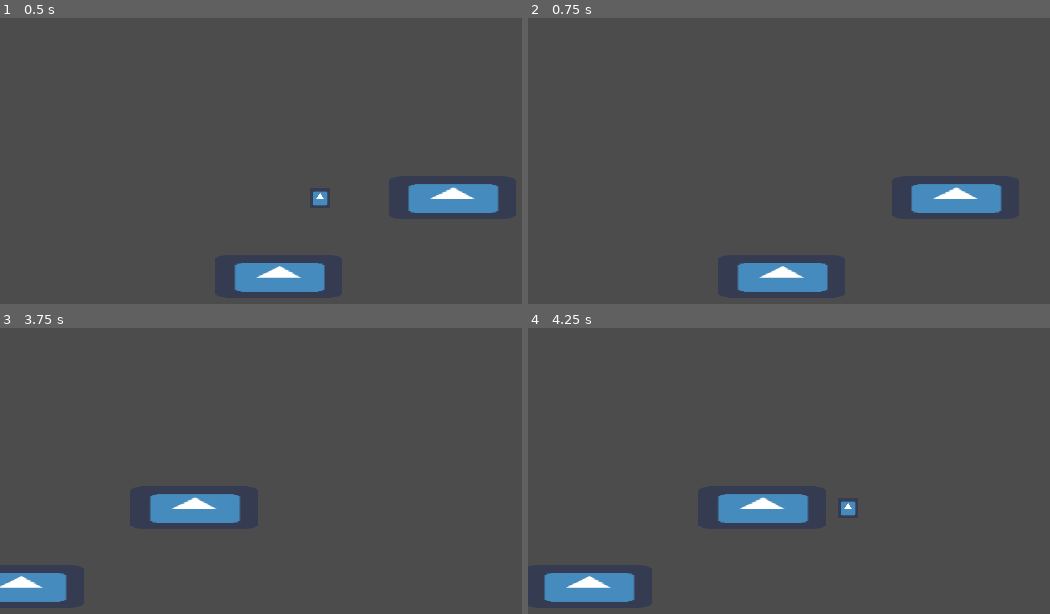
Above: before the commit, frames 1-4 (two rows, left to right).
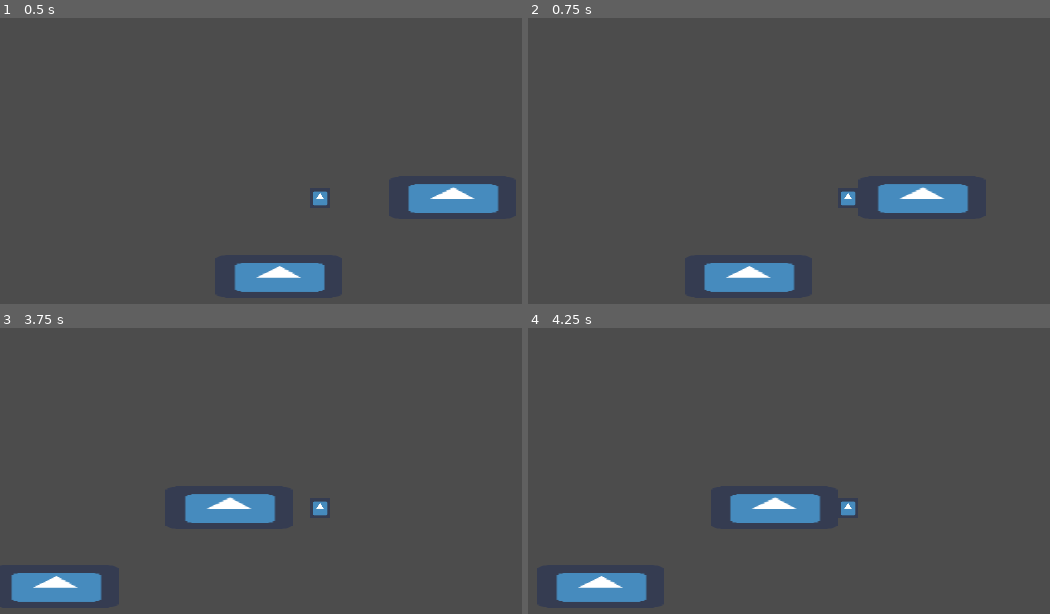
Above: after the commit, the same moments.

Repository: kjanuska/Independent-Study-Game
Game: Godot game, scene res://Scenes/Main.tscn
The game is run twice, just before and just after one commit, with the same random seed, the same clock (stepped at 60 frames per second) and the same inputs. The engine's default icon, where the game draws it, is replaced by a stand-in: a white triangle on a blue panel in a dark square.
Inputs:
- Up to frame 1 (0.5 s): no input
- Up to frame 2 (0.75 s): tap Enter at 0.5 s; hold D (ui_right) from 0.53 s (still down); tap Space (space) at 0.6 s
- Up to frame 3 (3.75 s): release D (ui_right) at 1.28 s; hold S (ui_down) 1.28-2.03 s; tap Space (space) every 0.75 s from 1.35 to 3.6 s; hold D (ui_right) 2.03-2.78 s; hold W (ui_up) 2.78-3.53 s; hold A (ui_left) from 3.53 s (still down)
- Up to frame 4 (4.25 s): keep holding A (ui_left)

Frame 1 is identical in both runs. In frame 2, 3.4% of the frame differs, in the area x 33-91%, y 58-96%; in frame 3, 3.1%; in frame 4, 1.4%.

Commit message:
Revert "started dash functionality"
This reverts commit fe587167c8971a1398f832bd9d7b4709f0762d8d.

Diff:
--- a/Scenes/Player.tscn
+++ b/Scenes/Player.tscn
@@ -25,14 +25,3 @@
 
 [node name="Camera2D" type="Camera2D" parent="."]
 current = true
-
-[node name="DashTimer" type="Timer" parent="."]
-wait_time = 0.5
-one_shot = true
-
-[node name="DashCooldown" type="Timer" parent="."]
-wait_time = 2.0
-
-[connection signal="timeout" from="DashTimer" to="." method="_on_Timer_timeout"]
-[connection signal="timeout" from="DashTimer" to="." method="_on_DashTimer_timeout"]
-[connection signal="timeout" from="DashCooldown" to="." method="_on_DashCooldown_timeout"]
--- a/Scripts/Player.gd
+++ b/Scripts/Player.gd
@@ -2,18 +2,8 @@
 
 var SPEED = 300
 var motion = Vector2()
-var moving = false
-var can_move = true
-var can_dash = true
-var player
-
-func _ready():
-	player = get_node(".")
 
 func _physics_process(delta):
-	motion.x = 0
-	motion.y = 0
-	moving = false
 
 	_get_input()
 
@@ -23,39 +13,22 @@
 		get_tree().quit()
 
 
+
 func _get_input():
-	if can_move:
-		if Input.is_action_pressed("ui_right"):
-			motion.x = SPEED
-			moving = true
+	motion.x = 0
+	motion.y = 0
 
-		if Input.is_action_pressed("ui_left"):
-			motion.x = -SPEED
-			moving = true
+	if Input.is_action_pressed("ui_right"):
+		motion.x = SPEED
 
-		if Input.is_action_pressed("ui_up"):
-			motion.y = -SPEED
-			moving = true
+	if Input.is_action_pressed("ui_left"):
+		motion.x = -SPEED
 
-		if Input.is_action_pressed("ui_down"):
-			motion.y = SPEED
-			moving = true
+	if Input.is_action_pressed("ui_up"):
+		motion.y = -SPEED
+
+	if Input.is_action_pressed("ui_down"):
+		motion.y = SPEED
 
 	if Input.is_action_just_pressed("space"):
-		if moving && can_dash:
-			can_move = false
-			can_dash = false
-			player.visible = not player.visible
-			var target_position = player.get_position() + ((motion.normalized()) * 150)
-#			trying to get the player to be animated from current position to target position instead of just teleporting
-			if ((player.get_position().x < target_position.x) && (player.get_position().y < target_position.y)):
-				pass
-			$DashTimer.start()
-
-func _on_DashTimer_timeout():
-	player.visible = not player.visible
-	can_move = true
-	$DashCooldown.start()
-
-func _on_DashCooldown_timeout():
-	can_dash = true
+		print("some mechanic")
